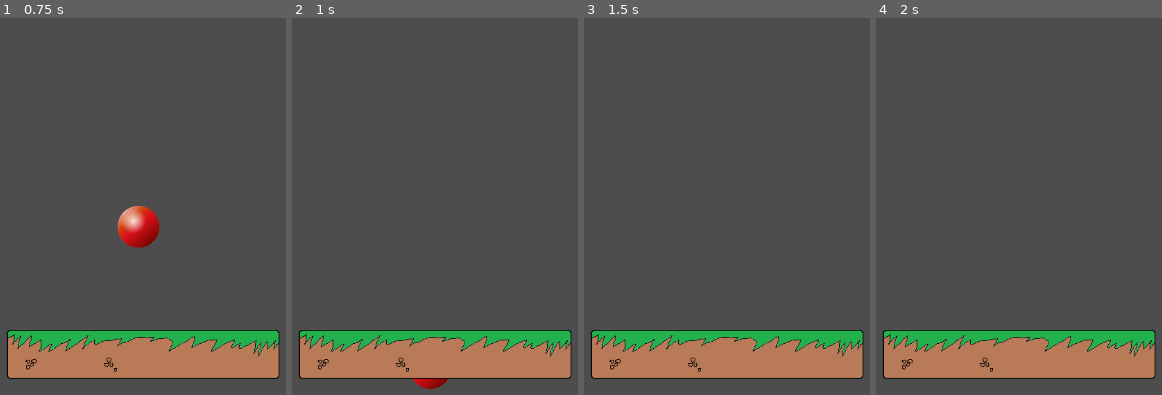
Above: before the commit, frames 1-4 (left to right).
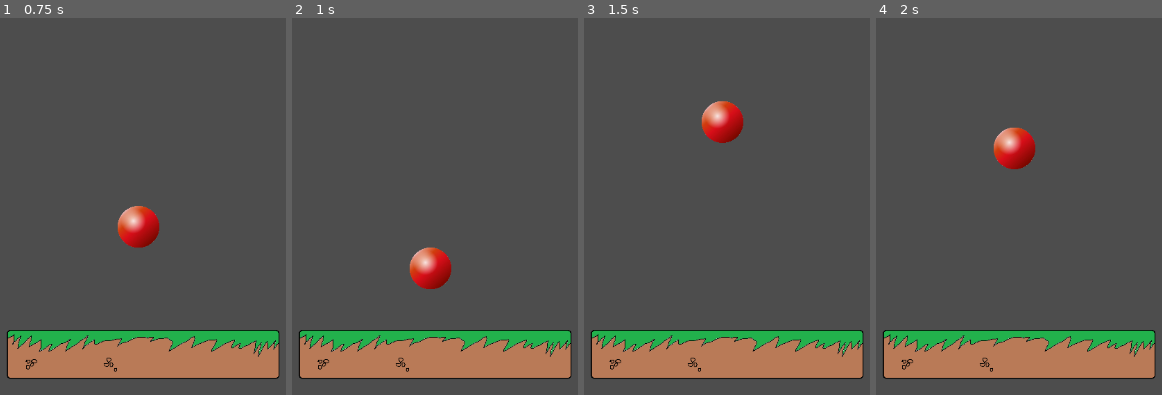
Above: after the commit, the same moments.

Repository: Tortiz-CSUF/bouncing-ball-simulator
Game: Godot game, scene res://scenes/main.tscn
The game is run twice, just before and just after one commit, with the same random seed, the same clock (stepped at 60 frames per second) and the same inputs.
Inputs:
- Up to frame 1 (0.75 s): no input
- Up to frame 2 (1 s): no input
- Up to frame 3 (1.5 s): no input
- Up to frame 4 (2 s): no input

Frame 1 is identical in both runs. In frame 2, 1.6% of the frame differs, in the area x 40-56%, y 60-99%; in frame 3, 1.3%; in frame 4, 1.3%.

Commit message:
Physics Material and Physics Values
Created a Physic Material for the ball object. Set the Physics shape for the platform (rectangle) and ball (circle). Set values for physics variables (Bounce, Friction, Gravity.) Then applied and tested the bounce mechanic. (PASSSED)

Diff:
--- /dev/null
+++ b/Material/BallMaterial.tres
@@ -0,0 +1,5 @@
+[gd_resource type="PhysicsMaterial" format=3 uid="uid://dene3uj6wqvkn"]
+
+[resource]
+friction = 0.2
+bounce = 0.9
--- a/scenes/main.tscn
+++ b/scenes/main.tscn
@@ -1,14 +1,23 @@
-[gd_scene load_steps=3 format=3 uid="uid://byvuhoo1y8si5"]
+[gd_scene load_steps=6 format=3 uid="uid://byvuhoo1y8si5"]
 
 [ext_resource type="Texture2D" uid="uid://jo8crurc127o" path="res://assets/sprites/Red-Ball-PNG.png" id="1_0wfyh"]
+[ext_resource type="PhysicsMaterial" uid="uid://dene3uj6wqvkn" path="res://Material/BallMaterial.tres" id="1_sugp2"]
 [ext_resource type="Texture2D" uid="uid://0jealvqjf5cu" path="res://assets/sprites/2dplatform.png" id="2_sugp2"]
+
+[sub_resource type="CircleShape2D" id="CircleShape2D_jyhfs"]
+radius = 31.0
+
+[sub_resource type="RectangleShape2D" id="RectangleShape2D_tbgi4"]
+size = Vector2(390, 70)
 
 [node name="Main" type="Node2D"]
 
 [node name="Ball" type="RigidBody2D" parent="."]
 position = Vector2(0, -228)
+physics_material_override = ExtResource("1_sugp2")
 
 [node name="CollisionShape2D" type="CollisionShape2D" parent="Ball"]
+shape = SubResource("CircleShape2D_jyhfs")
 
 [node name="Sprite2D" type="Sprite2D" parent="Ball"]
 scale = Vector2(0.1, 0.1)
@@ -18,6 +27,8 @@
 position = Vector2(33, 217)
 
 [node name="CollisionShape2D" type="CollisionShape2D" parent="Platform"]
+position = Vector2(-26, 2)
+shape = SubResource("RectangleShape2D_tbgi4")
 
 [node name="Sprite2D" type="Sprite2D" parent="Platform"]
 scale = Vector2(0.3, 0.3)
